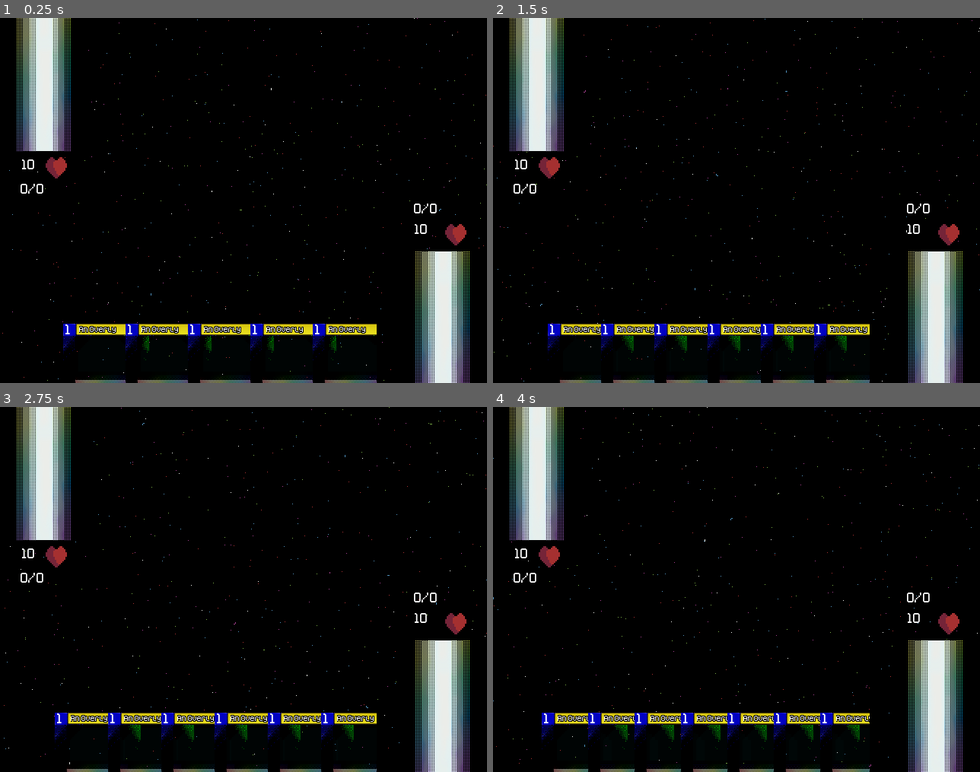
Above: before the commit, frames 1-4 (two rows, left to right).
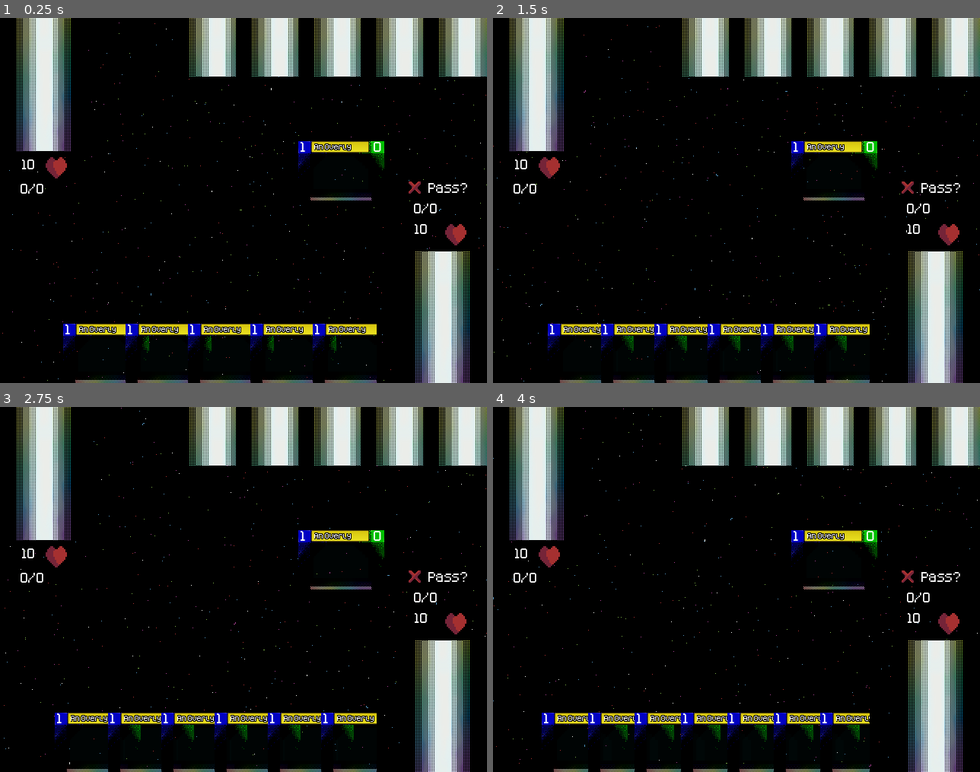
Above: after the commit, the same moments.

Repository: ColbySchexnayder/mana-stream
Game: Godot game, scene res://Scenes/Duel.tscn
The game is run twice, just before and just after one commit, with the same random seed, the same clock (stepped at 60 frames per second) and the same inputs. The project has no main scene, so this scene is started directly.
Inputs (mouse positions are in pixels of both pictures, inside the frame that each line leads up to):
- Up to frame 1 (0.25 s): no input
- Up to frame 2 (1.5 s): click (921, 189) at 0.5 s, where only the run after the commit has a clickable "Pass?"; click (936, 317) at 1.25 s
- Up to frame 3 (2.75 s): click (43, 472) at 2 s
- Up to frame 4 (4 s): click (936, 706) at 2.75 s; click (536, 472) at 3.5 s

The runs differ from the first frame. In frame 1, 6.3% of the frame differs, in the area x 38-100%, y 0-50%; in frame 2, 6.3%; in frame 3, 6.3%, in the area x 36-100%, y 0-50%; in frame 4, 6.3%.

Commit message:
Need AI to defend attacks now

Diff:
--- a/Cards/Card.gd
+++ b/Cards/Card.gd
@@ -24,8 +24,8 @@
 
 var currentPosition := position.IN_DECK
 var exhausted := false
-var revealed := false
-
+var revealed := true
+var cardOwner := 1
 @onready var card: Card = $"."
 
 @onready var card_front: TextureRect = $CardFront
@@ -45,6 +45,8 @@
 @onready var tag_text: RichTextLabel = $InspectView/TagText
 
 @onready var summon_button: TextureButton = $InspectView/SummonButton
+@onready var attack_button: TextureButton = $InspectView/AttackButton
+@onready var block_button: TextureButton = $InspectView/BlockButton
 
 const CARD = preload("res://Cards/Card.tscn")
 static func constructor():
@@ -63,8 +65,11 @@
 func exhaust(card)-> void:
 	if card.exhausted:
 		return
+	card.exhausted = true
 	card.card_back.scale.x = .5
 	card.card_back.scale.y = .5
+	card.card_front.scale.x = .5
+	card.card_front.scale.y = .5
 
 func refresh(card)-> void:
 	pass
@@ -86,6 +91,8 @@
 	tag_text.text = tags[0] + ", " + tags[1]
 
 	summon_button.hide()
+	attack_button.hide()
+	block_button.hide()
 
 	GmManager.connect("_card_exhaust", exhaust)
 	GmManager.connect("_card_activate", action)
@@ -103,16 +110,24 @@
 	if (event.is_action_pressed("activate")):
 		GmManager.emit_signal("_card_select", self)
 
-	elif (event.is_action_pressed("alternate")):
+	elif (event.is_action_pressed("alternate")) and card.cardOwner == 1:
 		if currentPosition == position.IN_HAND:
 			card_front.visible = false
 			card_back.visible = true
 			currentPosition = position.IN_MANA
 			GmManager.emit_signal("_card_to_mana", self)
-		elif currentPosition == position.IN_MANA:
+		elif currentPosition == position.IN_MANA and !exhausted:
+			GmManager.emit_signal("_add_to_mana", self, 1)
 			GmManager.emit_signal("_card_exhaust", self)
-			exhausted = true
 
 
 func _on_summon_button_pressed() -> void:
 	GmManager.emit_signal("_card_summon", self)
+
+
+func _on_attack_button_pressed() -> void:
+	GmManager.emit_signal("_card_attack", self)
+
+
+func _on_block_button_pressed() -> void:
+	pass # Replace with function body.
--- a/Cards/Card.tscn
+++ b/Cards/Card.tscn
@@ -7,6 +7,8 @@
 [ext_resource type="Theme" uid="uid://d2ypb0vgb31t6" path="res://Cards/CardFontDefaultTheme.tres" id="3_gx64q"]
 [ext_resource type="StyleBox" uid="uid://cg5rh6mn7nl38" path="res://Cards/InspectViewStyleBox.tres" id="6_n0a8q"]
 [ext_resource type="Texture2D" uid="uid://b7nwbk5jorkbu" path="res://Art/summonButton.png" id="6_rhvt5"]
+[ext_resource type="Texture2D" uid="uid://daac1ug2rwurg" path="res://Art/attack_icon.png" id="8_eyrls"]
+[ext_resource type="Texture2D" uid="uid://cta5y8uos343y" path="res://Art/blockIcon.png" id="9_oeuk8"]
 
 [node name="Card" type="Control"]
 layout_mode = 3
@@ -148,23 +150,62 @@
 text = "List of tagged values"
 
 [node name="SummonButton" type="TextureButton" parent="InspectView"]
-visible = false
 layout_mode = 0
 offset_left = -124.0
 offset_top = 91.0
-offset_right = -35.0
-offset_bottom = 131.0
+offset_right = -13.0
+offset_bottom = 125.0
 texture_normal = ExtResource("6_rhvt5")
 
 [node name="ButtonText" type="RichTextLabel" parent="InspectView/SummonButton"]
 layout_mode = 0
 offset_left = 20.0
 offset_top = -2.0
-offset_right = 120.0
-offset_bottom = 38.0
+offset_right = 111.0
+offset_bottom = 28.0
 mouse_filter = 1
+theme = ExtResource("3_gx64q")
+theme_override_styles/normal = ExtResource("6_n0a8q")
 text = "Summon?"
+
+[node name="AttackButton" type="TextureButton" parent="InspectView"]
+layout_mode = 0
+offset_left = -124.0
+offset_top = 126.0
+offset_right = -14.0
+offset_bottom = 158.0
+texture_normal = ExtResource("8_eyrls")
+
+[node name="ButtonText" type="RichTextLabel" parent="InspectView/AttackButton"]
+layout_mode = 0
+offset_left = 23.0
+offset_right = 98.0
+offset_bottom = 25.0
+mouse_filter = 2
+theme = ExtResource("3_gx64q")
+theme_override_styles/normal = ExtResource("6_n0a8q")
+text = "Attack?"
+
+[node name="BlockButton" type="TextureButton" parent="InspectView"]
+layout_mode = 0
+offset_left = -124.0
+offset_top = 165.0
+offset_right = -9.0
+offset_bottom = 199.0
+texture_normal = ExtResource("9_oeuk8")
+
+[node name="ButtonText" type="RichTextLabel" parent="InspectView/BlockButton"]
+layout_mode = 0
+offset_left = 23.0
+offset_right = 90.0
+offset_bottom = 27.0
+mouse_filter = 2
+theme = ExtResource("3_gx64q")
+theme_override_styles/normal = ExtResource("6_n0a8q")
+text = "Block?"
 
 [connection signal="gui_input" from="." to="." method="_on_gui_input"]
 [connection signal="mouse_entered" from="." to="." method="_on_mouse_entered"]
 [connection signal="pressed" from="InspectView/SummonButton" to="." method="_on_summon_button_pressed"]
+[connection signal="pressed" from="InspectView/AttackButton" to="." method="_on_attack_button_pressed"]
+[connection signal="pressed" from="InspectView/BlockButton" to="." method="_on_block_button_pressed"]
--- a/Scenes/Duel.tscn
+++ b/Scenes/Duel.tscn
@@ -7,6 +7,8 @@
 [ext_resource type="Texture2D" uid="uid://cg55dg77mwxkh" path="res://Cards/manastreambackrainbowCorrectRes.png" id="6_8c1q3"]
 [ext_resource type="Texture2D" uid="uid://bx1fpjvc0fhqe" path="res://Art/heart16.png" id="6_rwkrb"]
 [ext_resource type="Theme" uid="uid://d2ypb0vgb31t6" path="res://Cards/CardFontDefaultTheme.tres" id="7_o1sjj"]
+[ext_resource type="Texture2D" uid="uid://dwavn4d1505jc" path="res://Art/passIcon.png" id="8_3ou88"]
+[ext_resource type="StyleBox" uid="uid://cg5rh6mn7nl38" path="res://Cards/InspectViewStyleBox.tres" id="9_yk5x5"]
 
 [node name="Duel" type="Node2D"]
 script = ExtResource("1_ljhtk")
@@ -182,6 +184,24 @@
 theme = ExtResource("7_o1sjj")
 text = "0/0"
 
+[node name="PassButton" type="TextureButton" parent="Control"]
+layout_mode = 0
+offset_left = 537.0
+offset_top = 215.0
+offset_right = 586.0
+offset_bottom = 236.0
+texture_normal = ExtResource("8_3ou88")
+
+[node name="RichTextLabel" type="RichTextLabel" parent="Control/PassButton"]
+layout_mode = 0
+offset_left = 26.0
+offset_top = -3.0
+offset_right = 91.0
+offset_bottom = 24.0
+theme = ExtResource("7_o1sjj")
+theme_override_styles/normal = ExtResource("9_yk5x5")
+text = "Pass?"
+
 [node name="InspectionArea" type="Control" parent="Control"]
 anchors_preset = 0
 offset_left = 1.0
@@ -198,3 +218,4 @@
 offset_bottom = 7.0
 
 [connection signal="pressed" from="Control/P1Deck" to="." method="_on_p_1_deck_pressed"]
+[connection signal="pressed" from="Control/PassButton" to="." method="_on_pass_button_pressed"]
--- a/Scenes/duel.gd
+++ b/Scenes/duel.gd
@@ -10,12 +10,19 @@
 var player2summon := []
 var player2mana := []
 
+var health := 10
 var totalMana := 0
 var availableMana := 0
 
+var p2Health := 10
+var p2TotalMana := 0
+var p2AvailableMana := 0
+
 var inspectedCard
 
 var playersTurn := true
+var attacking := false
+var attackingCard
 
 
 @onready var player_1_zone: VBoxContainer = $Control/Player1Zone
@@ -25,6 +32,16 @@
 @onready var p_1_hand: HBoxContainer = $Control/Player1Zone/P1Hand
 @onready var inspection_area: Control = $Control/InspectionArea/CenterContainer
 @onready var p_1_mana: RichTextLabel = $Control/P1Mana
+@onready var p_1_life: RichTextLabel = $Control/P1Life
+
+@onready var p_2_life: RichTextLabel = $Control/P2Life
+@onready var p_2_mana: RichTextLabel = $Control/P2Mana
+@onready var player_2_zone: VBoxContainer = $Control/Player2Zone
+
+@onready var p_2_hand: HBoxContainer = $Control/Player2Zone/P2Hand
+@onready var p_2_mana_zone: HBoxContainer = $Control/Player2Zone/P2ManaZone
+@onready var p_2_summon_zone: HBoxContainer = $Control/Player2Zone/P2SummonZone
+
 
 # Called when the node enters the scene tree for the first time.
 func _ready() -> void:
@@ -34,14 +51,32 @@
 		player1hand.push_front(drawnCard)
 		p_1_hand.add_child(drawnCard)
 
+		var opponentsCard = Card.constructor()
+		opponentsCard.cardOwner = 2
+		opponentsCard.currentPosition = Card.position.IN_HAND
+		opponentsCard.revealed = false
+
+		player2hand.push_front(opponentsCard)
+		p_2_hand.add_child(opponentsCard)
+		opponentsCard.card_front.visible = false
+		opponentsCard.card_back.visible = true
+
+	var opponentsDefense = Card.constructor()
+	opponentsDefense.cardOwner = 2
+	opponentsDefense.currentPosition = Card.position.IN_SUMMON
+	p_2_summon_zone.add_child(opponentsDefense)
+	player2summon.push_front(opponentsDefense)
+
+	p_1_life.text = str(health)
+	p_2_life.text = str(p2Health)
 
 	player1deck = GmManager.Player1Deck
 	player2deck = GmManager.Player2Deck
 	GmManager.connect("_card_select", card_select)
 	GmManager.connect("_card_to_mana", card_to_mana)
-	GmManager.connect("_card_exhaust", card_exhaust)
 	GmManager.connect("_card_summon", card_summon)
-
+	GmManager.connect("_add_to_mana", add_to_mana)
+	GmManager.connect("_card_attack", card_attack)
 
 # Called every frame. 'delta' is the elapsed time since the previous frame.
 func _process(delta: float) -> void:
@@ -56,17 +91,33 @@
 	p_1_summon_zone.add_theme_constant_override("separation", p1SummonSeperationRatio)
 
 	p_1_mana.text = str(availableMana) + "/" + str(totalMana)
+
+
+	var p2HandSeperationRatio = player_2_zone.get_global_rect().size.x / (player2hand.size()+1)
+	p_2_hand.add_theme_constant_override("separation", p2HandSeperationRatio)
+
+	var p2ManaSeperationRatio = player_2_zone.get_global_rect().size.x / (player2mana.size()+1)
+	p_2_mana_zone.add_theme_constant_override("separation", p2ManaSeperationRatio)
+
+	var p2SummonSeperationRatio = player_2_zone.get_global_rect().size.x / (player2summon.size()+1)
+	p_2_summon_zone.add_theme_constant_override("separation", p2SummonSeperationRatio)
+
+	p_2_mana.text = str(p2AvailableMana) + "/" + str(p2TotalMana)
 
 func card_to_mana(card):
 	player1mana.push_front(card)
 	player1hand.erase(card)
 	card.reparent(p_1_mana_zone)
 	card.inspect_view.visible = false
+	card.revealed = false
 
 
 	totalMana += 1
 
 func card_select(card):
+	if (card.cardOwner == 2 and !card.revealed):
+		return
+
 	if inspection_area.get_child_count() == 0:
 		card.reparent(inspection_area)
 		card.inspect_view.visible = true
@@ -74,24 +125,43 @@
 		card.card_front.visible = true
 		card.card_back.scale.x = 1
 		card.card_back.scale.y = 1
-		if card.currentPosition == card.position.IN_HAND:
-			card.summon_button.visible = true
+		card.card_front.scale.x = 1
+		card.card_front.scale.y = 1
+		if card.cardOwner == 1:
+			if card.currentPosition == card.position.IN_HAND:
+				card.summon_button.visible = true
+			if card.currentPosition == card.position.IN_SUMMON and !card.exhausted:
+				card.attack_button.visible = true
 	elif inspection_area.get_child(0) == card:
 		card.inspect_view.visible = false
 		card.summon_button.visible = false
+		card.attack_button.visible = false
+		card.block_button.visible = false
+		if card.exhausted:
+			card.card_back.scale.x = .5
+			card.card_back.scale.y = .5
+			card.card_front.scale.x = .5
+			card.card_front.scale.y = .5
 		match (card.currentPosition):
 			card.position.IN_HAND:
-				card.reparent(p_1_hand)
+				if card.cardOwner == 1:
+					card.reparent(p_1_hand)
+				else:
+					card.reparent(p_2_hand)
 			card.position.IN_MANA:
-				card.reparent(p_1_mana_zone)
-				if not card.revealed:
-					card.card_back.visible = true
-					card.card_front.visible = false
-				if card.exhausted:
-					card.card_back.scale.x = .5
-					card.card_back.scale.y = .5
+				if card.cardOwner == 1:
+					card.reparent(p_1_mana_zone)
+					if not card.revealed:
+						card.card_back.visible = true
+						card.card_front.visible = false
+				else:
+					card.reparent(p_2_mana_zone)
+
 			card.position.IN_SUMMON:
-				card.reparent(p_1_summon_zone)
+				if card.cardOwner == 1:
+					card.reparent(p_1_summon_zone)
+				else:
+					card.reparent(p_2_summon_zone)
 
 
 
@@ -107,11 +177,29 @@
 		card.summon_button.visible = false
 		card.inspect_view.visible = false
 
-func card_exhaust(card):
-	if card.exhausted:
+
+
+func add_to_mana(card, manaToAdd):
+	availableMana += manaToAdd
+
+func card_attack(card):
+	card_select(card)
+	if playersTurn and player2summon.size() == 0:
+		GmManager.emit_signal("_card_exhaust", card)
+		p2Health -= card.attack
+		p_2_life.text = str(p2Health)
+		if p2Health == 0:
+			pass #TODO GAME VICTORY CODE HERE
 		return
-
-	availableMana += 1
+	attackingCard = card
+	attacking = true
+
+func card_block(card):
+	pass
+
+func card_battle(attack_card, block_card):
+	pass
+
 
 func _on_p_1_deck_pressed() -> void:
 	var drawnCard = Card.constructor()
@@ -122,3 +210,7 @@
 
 func _on_node_2d_gui_input(event: InputEvent) -> void:
 	pass # Replace with function body.
+
+
+func _on_pass_button_pressed() -> void:
+	pass # Replace with function body.
--- a/Scripts/GMManager.gd
+++ b/Scripts/GMManager.gd
@@ -10,3 +10,8 @@
 signal _card_activate(card)
 signal _card_refresh(card)
 signal _card_summon(card)
+signal _card_attack(card)
+signal _card_block(card)
+signal _card_destroy(card)
+signal _add_to_mana(card, manaToAdd)
+signal _pass()
Binary file added: Art/attack_icon.png
Not shown, added: Art/attack_icon.png.import
Binary file added: Art/blockIcon.png
Not shown, added: Art/blockIcon.png.import
Binary file added: Art/passIcon.png
Not shown, added: Art/passIcon.png.import
Not shown: 1 places in Cards/Card.tscn that only renumber resources
Binary file added: Cards/CardArt/spellweaverphoenix.png
Not shown, added: Cards/CardArt/spellweaverphoenix.png.import
Not shown: 1 places in Scenes/Duel.tscn that only renumber resources
